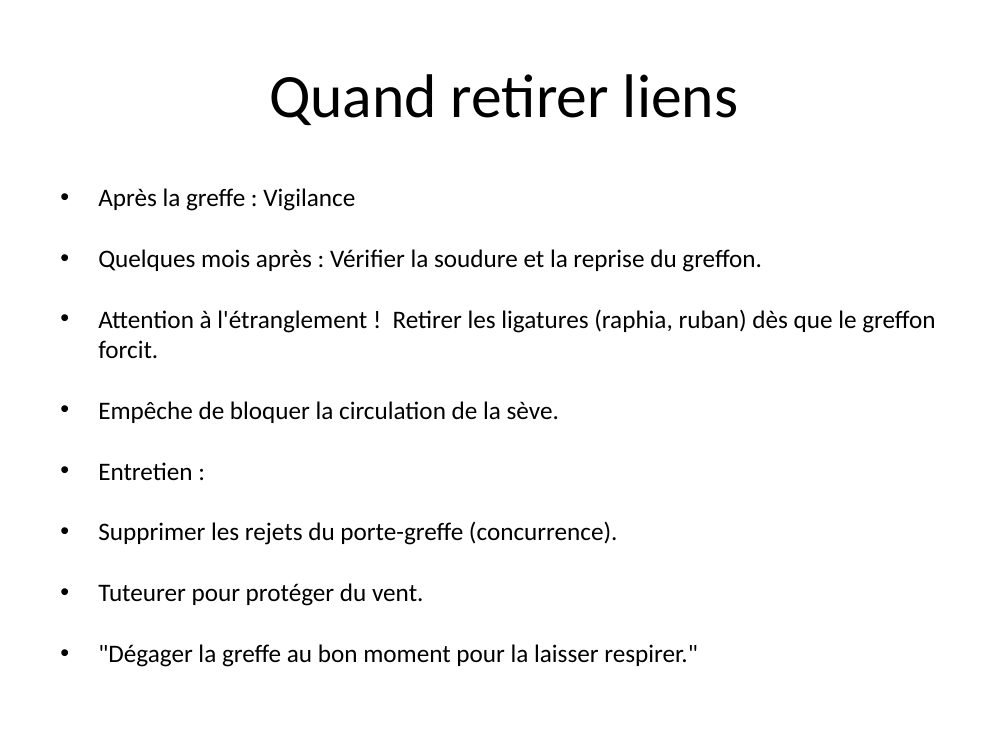
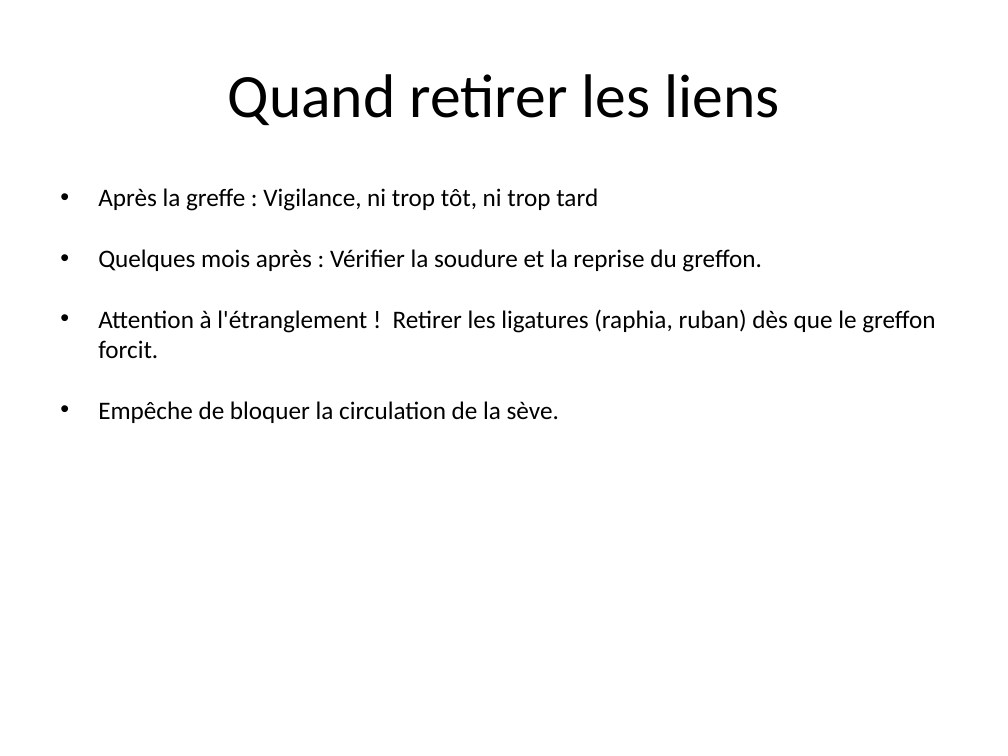
Before and after one commit to tranber28/greffe-arbres, a slide deck: slide 37 of greffe_arbres_final.odp (slide 35 before the commit). Drawn at 1008x756 pixels with LibreOffice and Linux fonts; fonts in the diff are those of the drawing. Boxes give left, top, right and bottom in pixels: in the first picture for what was removed or moved away, otherwise in the second. Text is boxed around its words. In the diff, an @@ line names an element or a change of style, - is before the commit and + after.

```diff
--- a/greffe_arbres_final.odp
+++ b/greffe_arbres_final.odp
@@ title at bbox=[228, 74, 779, 125]: text changed @@
-Quand retirer liens
+Quand retirer les liens
@@ text at bbox=[98, 188, 598, 211]: text changed @@
-• Après la greffe : Vigilance
+• Après la greffe : Vigilance, ni trop tôt, ni trop tard
@@ text at bbox=[98, 462, 697, 667]: paragraphs removed @@
-• Entretien :
-• Supprimer les rejets du porte-greffe (concurrence).
-• Tuteurer pour protéger du vent.
-• "Dégager la greffe au bon moment pour la laisser respirer."
```
Also in this commit, not shown: 30 other slides changed, 4 slides added, 3 slides removed.
